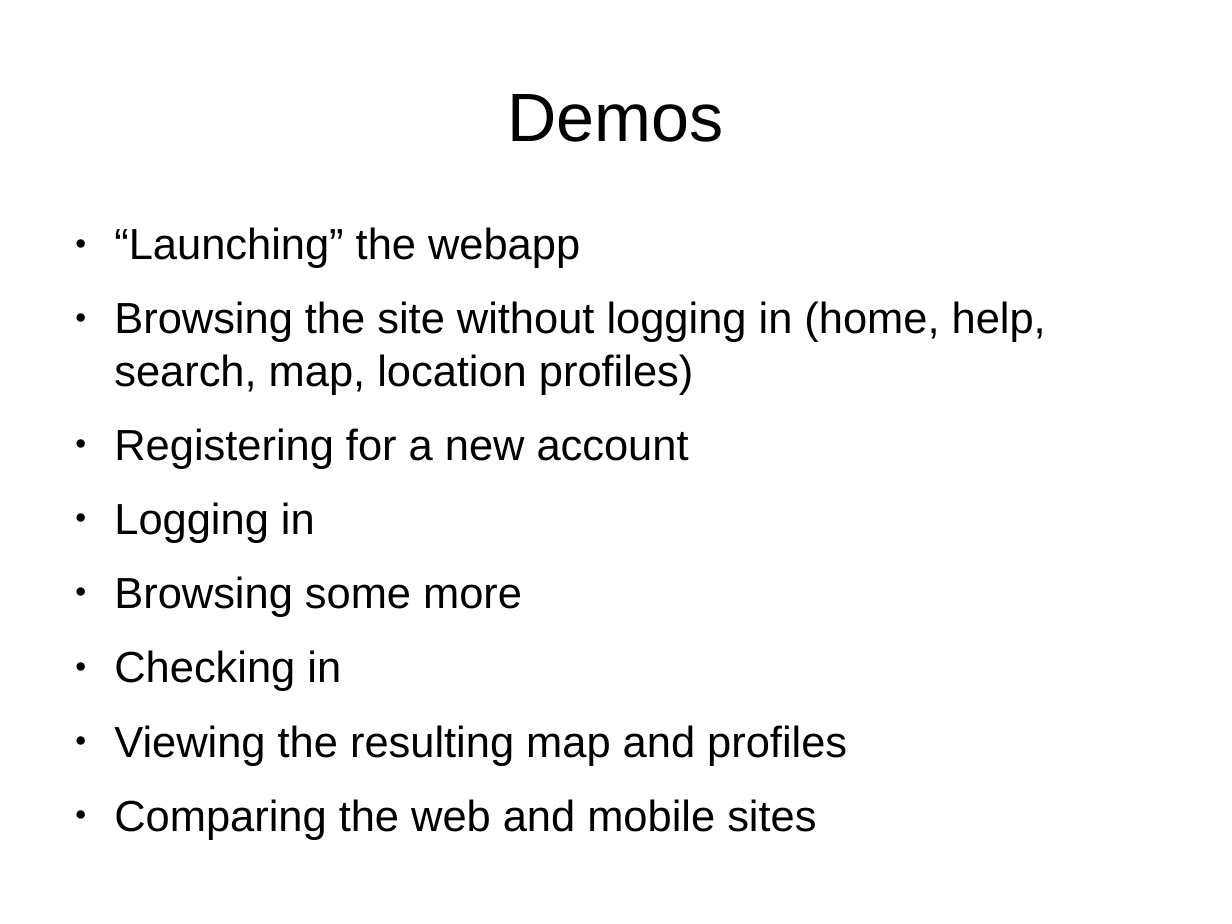
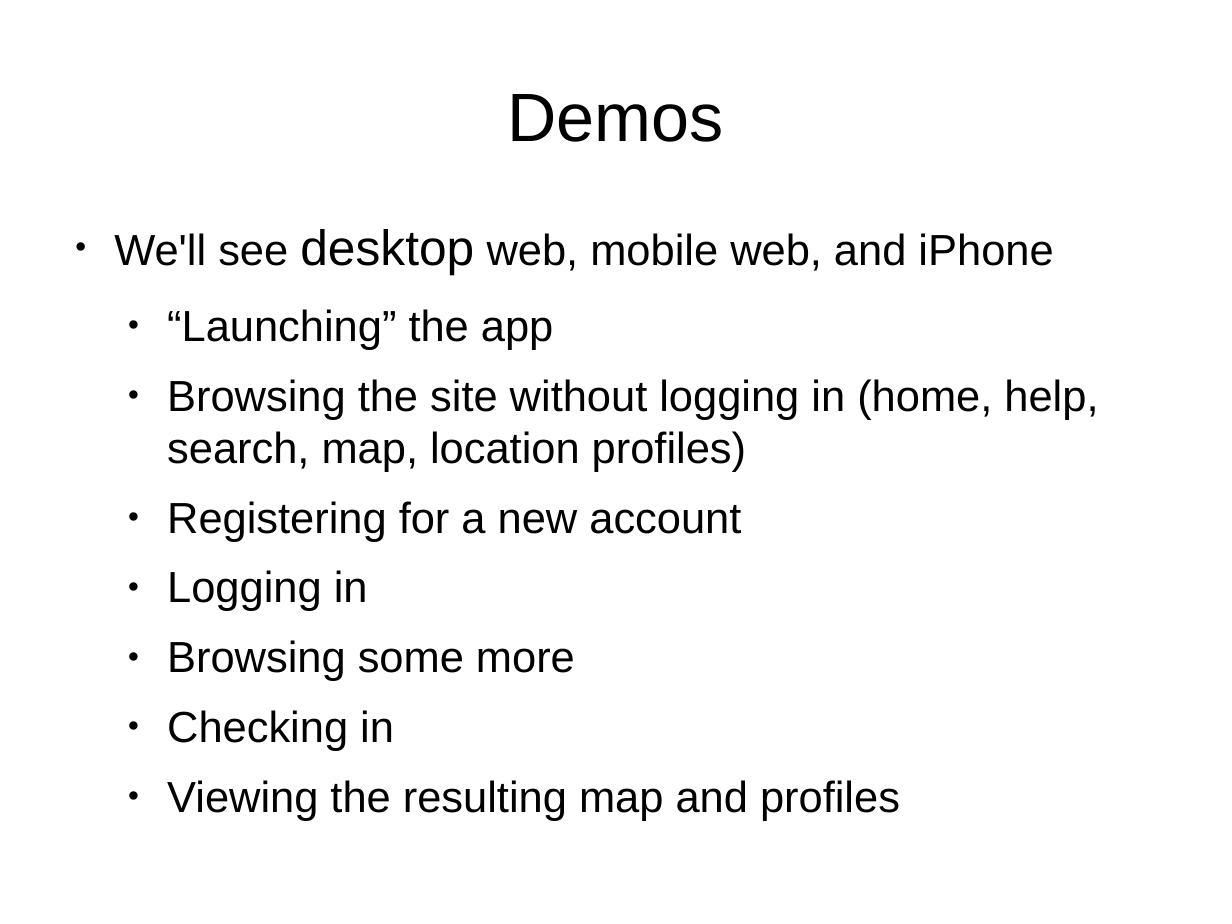
Before and after one commit to lmucs/playserengeti, a slide deck: slide 18 of serengeti/src/site/serengeti.odp (slide 20 before the commit). Drawn at 1232x924 pixels with LibreOffice and Linux fonts; fonts in the diff are those of the drawing. Boxes give left, top, right and bottom in pixels: in the first picture for what was removed or moved away, otherwise in the second. Text is boxed around its words. In the diff, an @@ line names an element or a change of style, - is before the commit and + after.

```diff
--- a/serengeti/src/site/serengeti.odp
+++ b/serengeti/src/site/serengeti.odp
@@ text at (114,229,1053,350): text changed @@
-● “Launching” the webapp
+● We'll see desktop web, mobile web, and iPhone
+  ● “Launching” the app
@@ text at (167,379,1098,821): list level 1 to 2 in "Browsing the site without logging ..."; list level 1 to 2 in "Registering for a new account"; list level 1 to 2 in "Logging in"; list level 1 to 2 in "Browsing some more"; list level 1 to 2 in "Checking in"; list level 1 to 2 in "Viewing the resulting map and ..." @@
@@ text at (114,799,816,840): paragraph removed @@
-● Comparing the web and mobile sites
```
Also in this commit, not shown: 2 other slides changed, 3 slides added, 5 slides removed.
